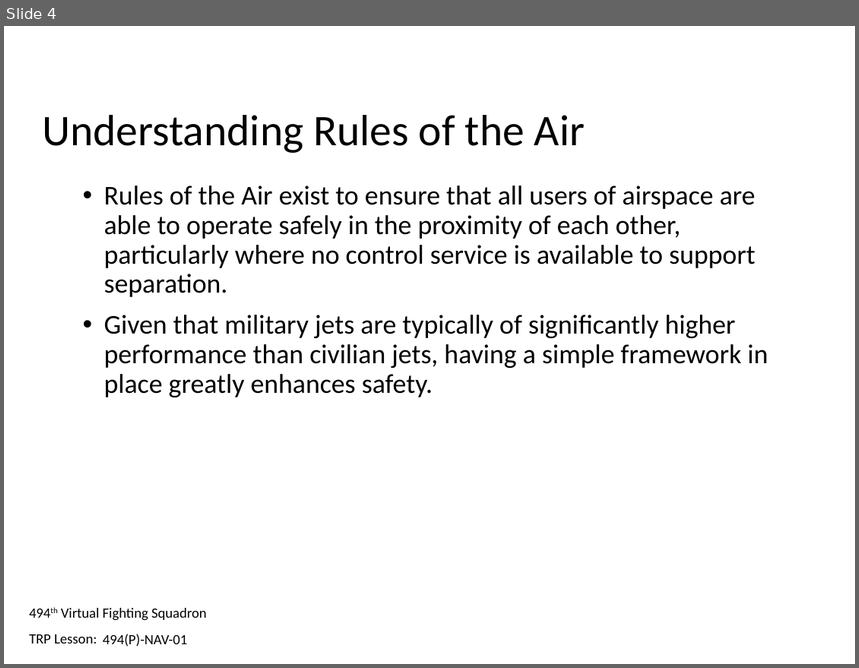
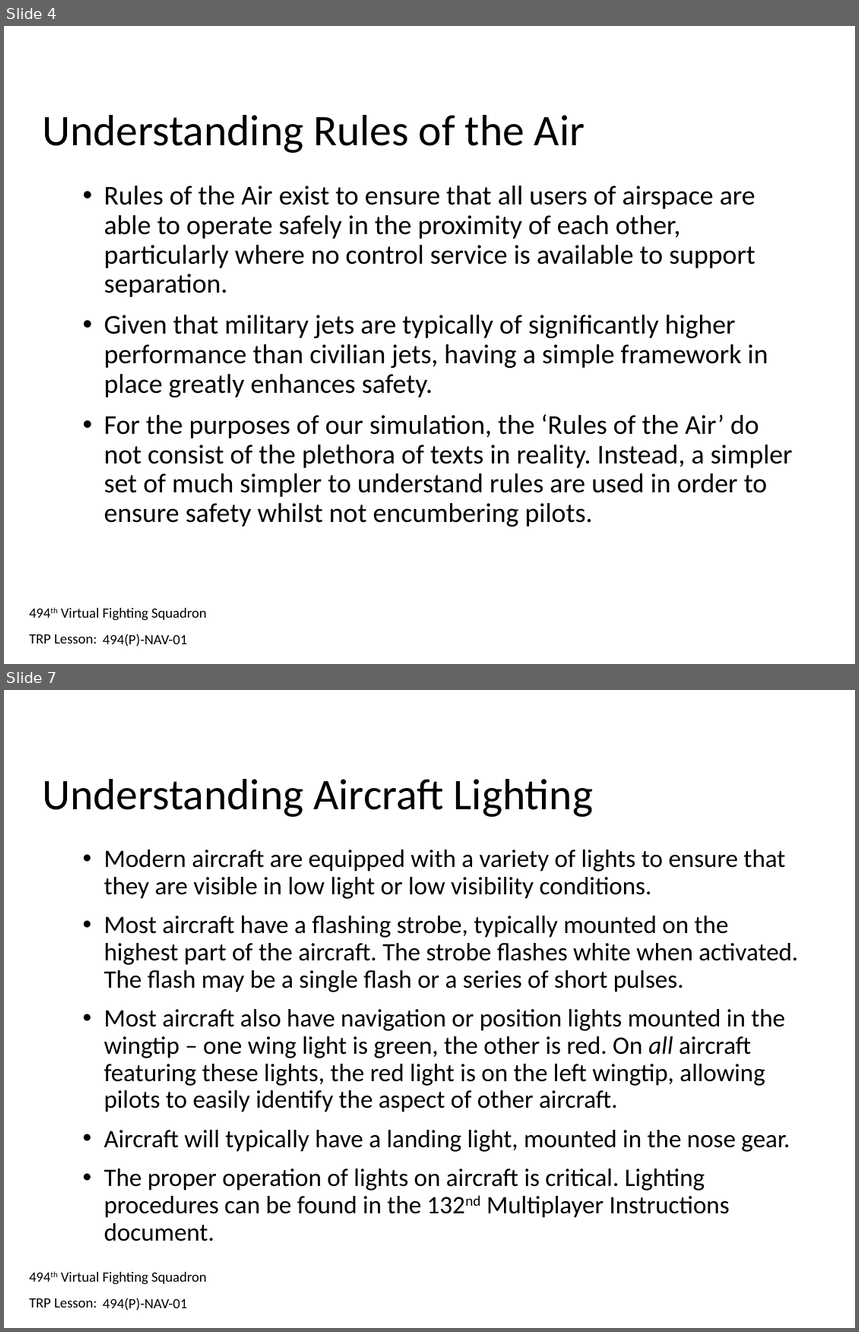
Before and after one commit to 132nd-vWing/132-TRP-494, a slide deck: TRP/NAV/NAV-01/494(P)-NAV-01 - Trainee Presentation.pptx. Shown one above the other, each under a label of ours: slide 4 before the commit, slides 4 and 7 after it; the slides between them are not shown. The pictures are 859x668 and 859x1332 pixels, drawn with LibreOffice and Linux fonts; fonts in the diff are those of the drawing; background and template pictures are left out. Boxes give left, top, right and bottom in pixels: in the first picture for what was removed or moved away, otherwise in the second. Text is boxed around its words. In the diff, an @@ line names an element or a change of style, - is before the commit and + after.

```diff
--- a/TRP/NAV/NAV-01/494(P)-NAV-01 - Trainee Presentation.pptx
+++ b/TRP/NAV/NAV-01/494(P)-NAV-01 - Trainee Presentation.pptx
@@ slide 7 added at (4, 690, 855, 1328), background #FFFFFF; not listed: 2 template elements that a slide beside it also shows @@
@@ title added at (43, 779, 593, 817), 37 pt, text #000000 @@
+Understanding Aircraft Lighting
@@ text added at (104, 850, 798, 1242), 21.3 pt, text #000000 @@
+• Modern aircraft are equipped with a variety of lights to ensure that they are visible in low light or low visibility conditions.
+• Most aircraft have a flashing strobe, typically mounted on the highest part of the aircraft. The strobe flashes white when activated. The flash may be a single flash or a series of short pulses.
+• Most aircraft also have navigation or position lights mounted in the wingtip – one wing light is green, the other is red. On all aircraft featuring these lights, the red light is on the left wingtip, allowing pilots to easily identify the aspect of other aircraft.
+• Aircraft will typically have a landing light, mounted in the nose gear.
+• The proper operation of lights on aircraft is critical. Lighting procedures can be found in the 132nd Multiplayer Instructions document.
@@ text added at (103, 1298, 187, 1311), 12 pt, text #000000 @@
+494(P)-NAV-01
@@ slide 4 changed as well @@
@@ text at (104, 414, 793, 527): paragraph added @@
+• For the purposes of our simulation, the ‘Rules of the Air’ do not consist of the plethora of texts in reality. Instead, a simpler set of much simpler to understand rules are used in order to ensure safety whilst not encumbering pilots.
```
Also in this commit, not shown: 3 other slides changed, 17 other slides added, 3 other files.
